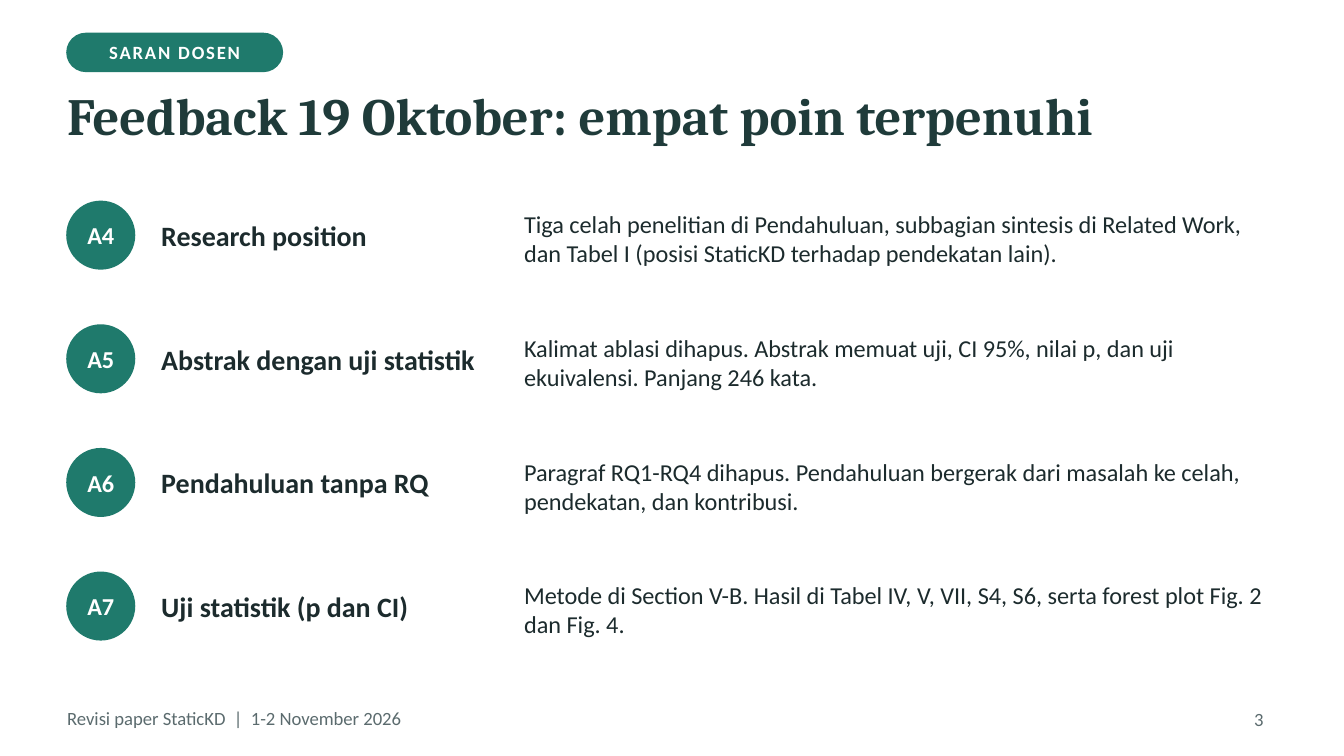
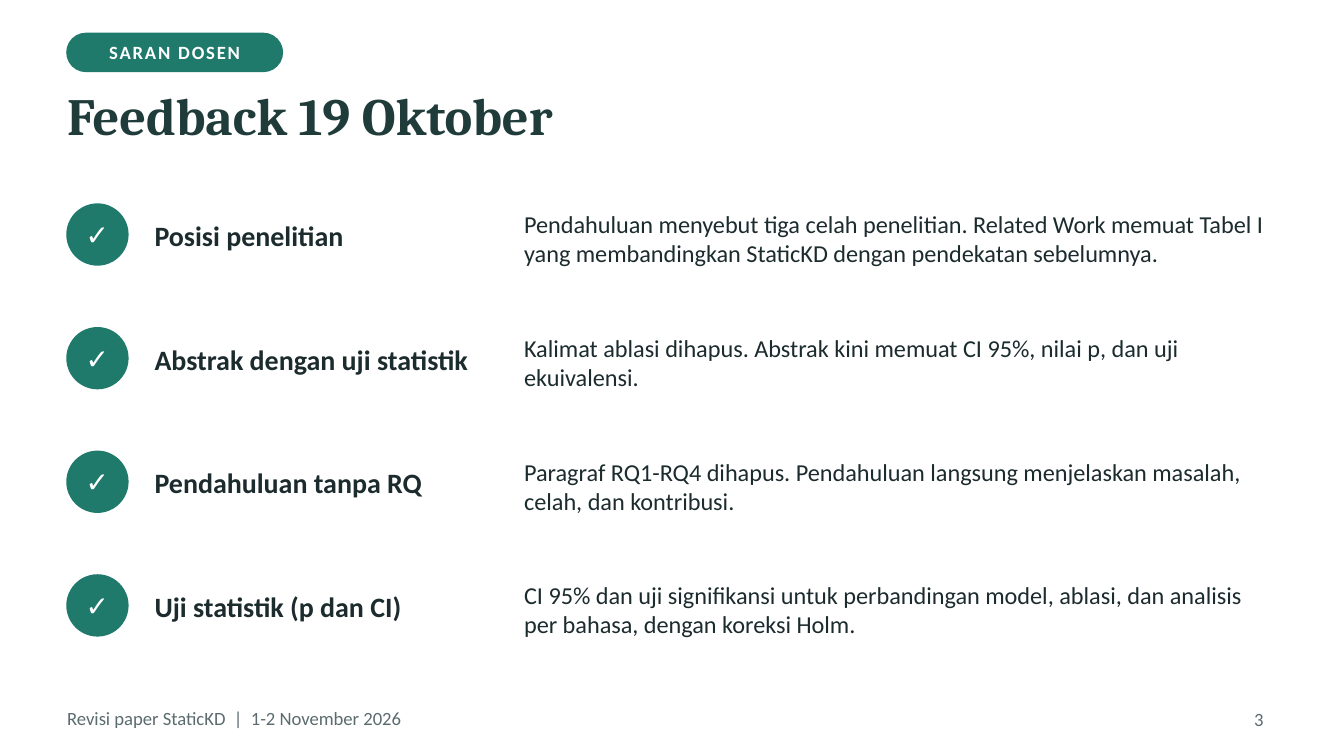
Before and after one commit to obikastanya/iptc_lightweight_label_detection, a slide deck: slide 3 of reviewer_feedback/revision_slides.pptx. Drawn at 1344x756 pixels with LibreOffice and Linux fonts; fonts in the diff are those of the drawing. Boxes give left, top, right and bottom in pixels: in the first picture for what was removed or moved away, otherwise in the second. Text is boxed around its words. In the diff, an @@ line names an element or a change of style, - is before the commit and + after.

```diff
--- a/reviewer_feedback/revision_slides.pptx
+++ b/reviewer_feedback/revision_slides.pptx
@@ title at bbox=[67, 98, 553, 136]: text changed @@
-Feedback 19 Oktober: empat poin terpenuhi
+Feedback 19 Oktober
@@ ellipse: place and size @@
-ellipse at bbox=[67, 202, 134, 269]
+ellipse at bbox=[67, 204, 128, 265]
@@ text at bbox=[87, 228, 114, 244]: text changed; size 13 to 15 pt @@
-A4
+✓
@@ text at bbox=[155, 226, 343, 251]: text changed @@
-Research position
+Posisi penelitian
@@ text at bbox=[524, 216, 1263, 266]: text changed @@
-Tiga celah penelitian di Pendahuluan, subbagian sintesis di Related Work, dan Tabel I (posisi StaticKD terhadap pendekatan lain).
+Pendahuluan menyebut tiga celah penelitian. Related Work memuat Tabel I yang membandingkan StaticKD dengan pendekatan sebelumnya.
@@ ellipse: place and size @@
-ellipse at bbox=[67, 325, 134, 392]
+ellipse at bbox=[67, 328, 128, 388]
@@ text "Abstrak dengan uji statistik": place and size @@
-text "Abstrak dengan uji statistik" at bbox=[161, 350, 475, 375]
+text "Abstrak dengan uji statistik" at bbox=[155, 350, 468, 375]
@@ text at bbox=[87, 352, 114, 368]: text changed; size 13 to 15 pt @@
-A5
+✓
@@ text at bbox=[524, 340, 1178, 386]: text changed @@
-Kalimat ablasi dihapus. Abstrak memuat uji, CI 95%, nilai p, dan uji ekuivalensi. Panjang 246 kata.
+Kalimat ablasi dihapus. Abstrak kini memuat CI 95%, nilai p, dan uji ekuivalensi.
@@ text "Pendahuluan tanpa RQ": place and size @@
-text "Pendahuluan tanpa RQ" at bbox=[161, 473, 429, 498]
+text "Pendahuluan tanpa RQ" at bbox=[155, 473, 422, 498]
@@ ellipse: place and size @@
-ellipse at bbox=[67, 449, 134, 516]
+ellipse at bbox=[67, 452, 128, 512]
@@ text at bbox=[87, 475, 114, 492]: text changed; size 13 to 15 pt @@
-A6
+✓
@@ text at bbox=[524, 464, 1240, 513]: text changed @@
-Paragraf RQ1-RQ4 dihapus. Pendahuluan bergerak dari masalah ke celah, pendekatan, dan kontribusi.
+Paragraf RQ1-RQ4 dihapus. Pendahuluan langsung menjelaskan masalah, celah, dan kontribusi.
@@ text "Uji statistik (p dan CI)": place and size @@
-text "Uji statistik (p dan CI)" at bbox=[161, 596, 408, 622]
+text "Uji statistik (p dan CI)" at bbox=[155, 596, 401, 622]
@@ ellipse: place and size @@
-ellipse at bbox=[67, 573, 134, 640]
+ellipse at bbox=[67, 575, 128, 636]
@@ text at bbox=[87, 599, 114, 615]: text changed; size 13 to 15 pt @@
-A7
+✓
@@ text at bbox=[524, 587, 1242, 637]: text changed @@
-Metode di Section V-B. Hasil di Tabel IV, V, VII, S4, S6, serta forest plot Fig. 2 dan Fig. 4.
+CI 95% dan uji signifikansi untuk perbandingan model, ablasi, dan analisis per bahasa, dengan koreksi Holm.
```
Also in this commit, not shown: 3 other slides changed, 4 slides added, 8 slides removed.
